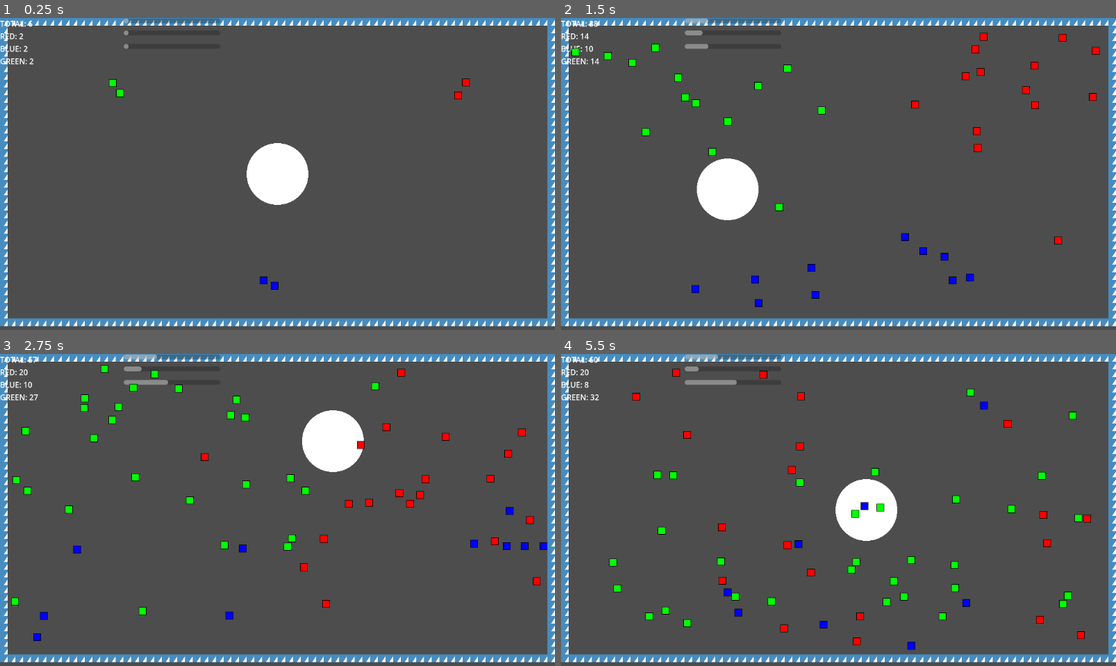
Above: before the commit, frames 1-4 (two rows, left to right).
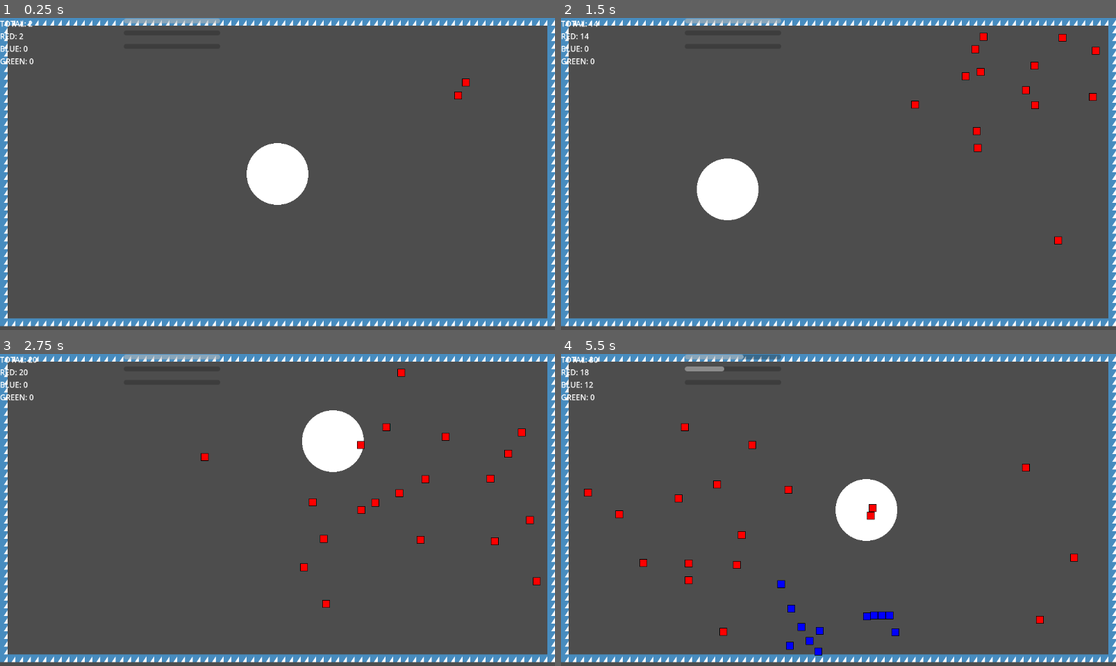
Above: after the commit, the same moments.

Repository: CWmain/island
Game: Godot game, scene res://scenes/main.tscn
The game is run twice, just before and just after one commit, with the same random seed, the same clock (stepped at 60 frames per second) and the same inputs. The engine's default icon, where the game draws it, is replaced by a stand-in: a white triangle on a blue panel in a dark square.
Inputs (mouse positions are in pixels of both pictures, inside the frame that each line leads up to):
- Up to frame 1 (0.25 s): no input
- Up to frame 2 (1.5 s): move the mouse to (960, 158) at 0.52 s; tap Mouse wheel down (CycleDown) at 0.6 s; move the mouse to (727, 189) at 1.27 s; tap Mouse wheel up (CycleUp) at 1.35 s
- Up to frame 3 (2.75 s): move the mouse to (333, 441) at 2.02 s; tap Mouse wheel down (CycleDown) at 2.1 s
- Up to frame 4 (5.5 s): move the mouse to (810, 572) at 2.77 s; tap Mouse wheel up (CycleUp) at 2.85, 4.35 s; move the mouse to (1005, 556) at 3.52 s; tap Mouse wheel down (CycleDown) at 3.6, 5.1 s; move the mouse to (672, 463) at 4.27 s; move the mouse to (866, 510) at 5.02 s

The runs differ from the first frame. In frame 1, 0.4% of the frame differs, in the area x 4-51%, y 0-88%; in frame 2, 1.2%; in frame 3, 2.0%; in frame 4, 3.5%, in the area x 3-96%, y 0-97%.

Commit message:
Refactored completely to only inform solider_manager of counts and totals. The display of the counters use a pass be reference of the dirctionary stored in solider manager. All signals which passed to counter have been moved to manager

Diff:
--- a/UI/solider_counter.gd
+++ b/UI/solider_counter.gd
@@ -11,6 +11,7 @@
 func _ready() -> void:
 	assert(soliderManager != null)
 	count = soliderManager.count
+	soliderManager.updateCount.connect(updateLabel)
 	updateLabel()
 
 func _on_solider_color_change(oldColor: Solider.soliderColor, newColor: Solider.soliderColor):
@@ -19,8 +20,11 @@
 	updateLabel()
 
 func updateLabel()->void:
-	red.value = count[Solider.soliderColor.RED]/maxSoliders
-	green.value = count[Solider.soliderColor.GREEN]/maxSoliders
-	blue.value = count[Solider.soliderColor.BLUE]/maxSoliders
-	var total: int = count[Solider.soliderColor.RED] + count[Solider.soliderColor.BLUE] + count[Solider.soliderColor.GREEN]
+	var total: float = soliderManager.soliderTotal
+
+	if total != 0:
+		red.value = count[Solider.soliderColor.RED]/total
+		green.value = count[Solider.soliderColor.GREEN]/total
+		blue.value = count[Solider.soliderColor.BLUE]/total
+
 	text = "TOTAL: %d\nRED: %d\nBLUE: %d\nGREEN: %d" % [total, count[Solider.soliderColor.RED], count[Solider.soliderColor.BLUE], count[Solider.soliderColor.GREEN]]
--- a/objects/solider/solider.gd
+++ b/objects/solider/solider.gd
@@ -10,7 +10,7 @@
 @export var speed: float = 100
 @export var myColor: soliderColor = 0 as soliderColor
 @export var trailMap: TileMapLayer = null
-var isImmune: bool = true
+var isImmune: bool = false
 
 @onready var label: Label = $Label
 @onready var color_rect: ColorRect = $ColorRect
--- a/objects/soliderManager/solider_manager.gd
+++ b/objects/soliderManager/solider_manager.gd
@@ -4,15 +4,56 @@
 # Will be in charge of keeping track of all spawners / soliders
 # It will request the spawners to spawn batches of soliders at different times
 # based off of a graph
+
+## List of spawners
 @export var spawners: Dictionary[Solider.soliderColor, Spawner]
 
+
+var soliderTotal: int = 0
 var count: Dictionary[Solider.soliderColor, int]
+var timer: float = 0
+
+# Refactor a better system to determin spawns
+# I would like to have it so when a certain time is reached,
+# that amount of spawns of that color is done
+var a: bool = false
+var b: bool = false
+var c: bool = false
+
+signal updateCount
 
 func _ready() -> void:
 	count[Solider.soliderColor.RED] = 0
 	count[Solider.soliderColor.BLUE] = 0
 	count[Solider.soliderColor.GREEN] = 0
 
-	spawners[Solider.soliderColor.RED].orderSoliders(20)
-	spawners[Solider.soliderColor.BLUE].orderSoliders(10)
-	spawners[Solider.soliderColor.GREEN].orderSoliders(30)
+	for spawnerType in spawners:
+		spawners[spawnerType].manager = self
+		spawners[spawnerType].createdSolider.connect(_on_created_solider)
+
+
+
+
+
+func _process(delta: float) -> void:
+	timer += delta
+	if timer > 0 and !a:
+		a = true
+		spawners[Solider.soliderColor.RED].orderSoliders(20)
+	if timer > 5 and !b:
+		b = true
+		spawners[Solider.soliderColor.BLUE].orderSoliders(10)
+	if timer > 7 and !c:
+		c = true
+		spawners[Solider.soliderColor.GREEN].orderSoliders(30)
+
+
+func _on_created_solider(color: Solider.soliderColor):
+	count[color] += 1
+	soliderTotal += 1
+	updateCount.emit()
+
+func _on_solider_color_change(oldColor: Solider.soliderColor, newColor: Solider.soliderColor):
+	count[oldColor] -= 1
+	count[newColor] += 1
+	updateCount.emit()
--- a/objects/soliderSpawner/solider_spawner.gd
+++ b/objects/soliderSpawner/solider_spawner.gd
@@ -6,19 +6,21 @@
 @export var spawnGap: float
 @export var spawnColor: Solider.soliderColor = -1
 
-@export var solider_counter: Label
 @export var trailMap: TileMapLayer
 
+var manager: SoliderManager = null
 var spawnCount: int = 0
 var timer: float = 0.0
 var newColor: int = 0
+
+signal createdSolider(color: Solider.soliderColor)
 
 func _physics_process(delta: float) -> void:
 	timer += delta
 	if spawnCount < toSpawn and timer >= spawnGap:
 		timer -= spawnGap
 		var s:Solider = solider.instantiate()
-		s.changedColor.connect(solider_counter._on_solider_color_change)
+		s.changedColor.connect(manager._on_solider_color_change)
 		s.trailMap = trailMap
 
 		get_tree().get_root().add_child(s)
@@ -26,13 +28,13 @@
 		s.position = position
 		if spawnColor == -1:
 			s.myColor = newColor as Solider.soliderColor
-			solider_counter.count[newColor as Solider.soliderColor] += 1
+			manager.count[newColor as Solider.soliderColor] += 1
 			newColor += 1
 			if newColor > 2:
 				newColor = 0
 		else:
 			s.myColor = spawnColor
-			solider_counter.count[spawnColor] += 1
+			createdSolider.emit(spawnColor)
 		s.updateColor()
 
 		spawnCount += 1
--- a/scenes/main.tscn
+++ b/scenes/main.tscn
@@ -172,28 +172,25 @@
 visible = false
 tile_set = SubResource("TileSet_85g3d")
 
-[node name="Red" parent="." node_paths=PackedStringArray("solider_counter", "trailMap") instance=ExtResource("3_sugp2")]
+[node name="Red" parent="." node_paths=PackedStringArray("trailMap") instance=ExtResource("3_sugp2")]
 position = Vector2(950, 157)
 solider = ExtResource("1_o5qli")
 spawnGap = 0.1
 spawnColor = 0
-solider_counter = NodePath("../SoliderCounter")
 trailMap = NodePath("../TrailPath")
 
-[node name="Blue" parent="." node_paths=PackedStringArray("solider_counter", "trailMap") instance=ExtResource("3_sugp2")]
+[node name="Blue" parent="." node_paths=PackedStringArray("trailMap") instance=ExtResource("3_sugp2")]
 position = Vector2(544, 543)
 solider = ExtResource("1_o5qli")
 spawnGap = 0.1
 spawnColor = 1
-solider_counter = NodePath("../SoliderCounter")
 trailMap = NodePath("../TrailPath")
 
-[node name="Green" parent="." node_paths=PackedStringArray("solider_counter", "trailMap") instance=ExtResource("3_sugp2")]
+[node name="Green" parent="." node_paths=PackedStringArray("trailMap") instance=ExtResource("3_sugp2")]
 position = Vector2(230, 134)
 solider = ExtResource("1_o5qli")
 spawnGap = 0.1
 spawnColor = 2
-solider_counter = NodePath("../SoliderCounter")
 trailMap = NodePath("../TrailPath")
 
 [node name="SoliderCounter" parent="." node_paths=PackedStringArray("soliderManager") instance=ExtResource("4_jyhfs")]
